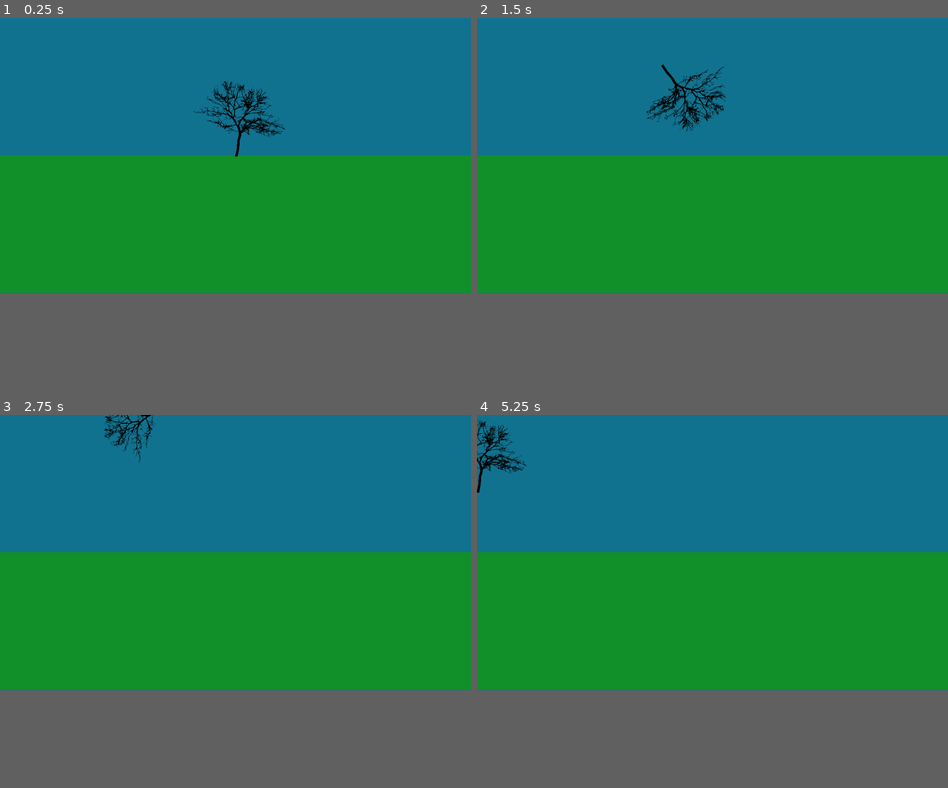
Above: before the commit, frames 1-4 (two rows, left to right).
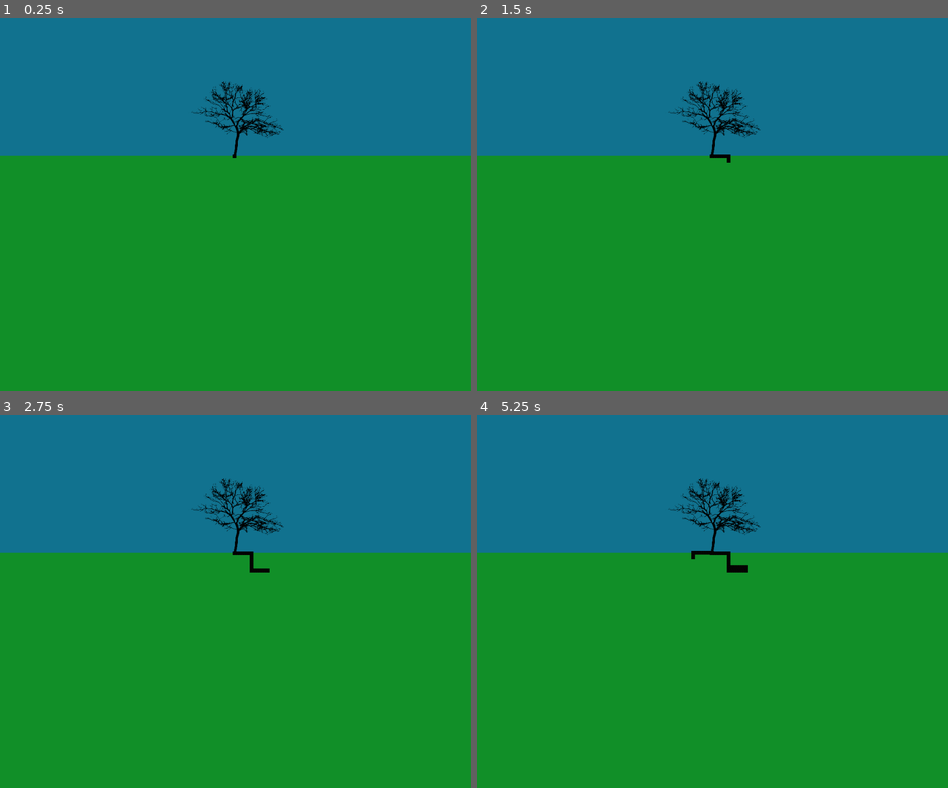
Above: after the commit, the same moments.

Repository: GunesUstunalp/GGJ2023Game
Game: Godot game, scene res://MainScene.tscn
Two runs of this game, one before a commit and one after it. Both use one fixed random seed, a clock stepped at 60 frames per second and the inputs below. The engine's default icon, where the game draws it, is replaced by a stand-in: a white triangle on a blue panel in a dark square.
Inputs:
- Up to frame 1 (0.25 s): no input
- Up to frame 2 (1.5 s): tap Enter at 0.5 s; hold Right (ui_right) 0.53-1.28 s; hold Down (ui_down) from 1.28 s (still down)
- Up to frame 3 (2.75 s): release Down (ui_down) at 2.03 s; hold Right (ui_right) from 2.03 s (still down)
- Up to frame 4 (5.25 s): release Right (ui_right) at 2.78 s; hold Up (ui_up) 2.78-3.53 s; hold Left (ui_left) 3.53-5.03 s; tap R (respawn, bound only after the commit) at 4.15 s; hold Down (ui_down) from 5.03 s (still down)
In our replay, the window is 800x468 before the commit and 800x634 after it. These sizes can differ from the game's own. Grey fills any space a smaller window leaves; there, only what the larger window draws over its background counts as a difference.

The runs differ from the first frame. In frame 1, 1.3% of the frame differs, in the area x 0-100%, y 16-74%; in frame 2, 1.8%; in frame 3, 1.7%; in frame 4, 1.9%, in the area x 0-100%, y 1-74%.

Commit message:
Roots are now being generated when RootEnd moves

Diff:
--- /dev/null
+++ b/ARoot.tscn
@@ -0,0 +1,7 @@
+[gd_scene load_steps=2 format=2]
+
+[ext_resource path="res://A_black_image.jpg" type="Texture" id=1]
+
+[node name="ARoot" type="Sprite"]
+scale = Vector2( 0.005, 0.007 )
+texture = ExtResource( 1 )
--- a/MainScene.tscn
+++ b/MainScene.tscn
@@ -1,7 +1,8 @@
-[gd_scene load_steps=3 format=2]
+[gd_scene load_steps=4 format=2]
 
 [ext_resource path="res://Sprite.tscn" type="PackedScene" id=1]
 [ext_resource path="res://toppng.com-tree-silhouette-1024x859.png" type="Texture" id=2]
+[ext_resource path="res://RootEnd.tscn" type="PackedScene" id=3]
 
 [node name="Node2D" type="Node2D"]
 
@@ -10,19 +11,22 @@
 anchor_right = 1.0
 anchor_bottom = 1.0
 margin_right = 1024.0
-margin_bottom = 600.0
+margin_bottom = 300.0
 color = Color( 0.0705882, 0.45098, 0.564706, 1 )
 
 [node name="ColorRect2" type="ColorRect" parent="."]
-margin_top = 299.0
+margin_top = 300.0
 margin_right = 1024.0
-margin_bottom = 599.0
+margin_bottom = 812.0
 color = Color( 0.0705882, 0.564706, 0.160784, 1 )
 
 [node name="Sprite" parent="." instance=ExtResource( 1 )]
-position = Vector2( 516, 219 )
+position = Vector2( 512, 220 )
 scale = Vector2( 0.252395, 0.237143 )
 texture = ExtResource( 2 )
 __meta__ = {
 "_edit_group_": true
 }
+
+[node name="RootEnd" parent="." instance=ExtResource( 3 )]
+position = Vector2( 510, 301 )
--- /dev/null
+++ b/RootEnd.gd
@@ -0,0 +1,32 @@
+extends Area2D
+
+var speed = 50
+var rootScene
+
+func _ready():
+	rootScene = preload("res://ARoot.tscn")
+
+func _process(delta):
+
+	var velocity = Vector2.ZERO # The player's movement vector.
+	if Input.is_action_pressed("move_right"):
+		velocity.x += 1
+	if Input.is_action_pressed("move_left"):
+		velocity.x -= 1
+	if Input.is_action_pressed("move_down"):
+		velocity.y += 1
+	if Input.is_action_pressed("move_up"):
+		velocity.y -= 0.2
+
+	if Input.is_action_pressed("respawn"):
+		position = Vector2(512, 300)
+
+	velocity = velocity * speed
+	position += velocity * delta
+
+	create_roots_on_path()
+
+func create_roots_on_path():
+	var rootInstance = rootScene.instance()
+	rootInstance.position = position
+	get_parent().add_child(rootInstance)
--- /dev/null
+++ b/RootEnd.tscn
@@ -0,0 +1,19 @@
+[gd_scene load_steps=3 format=2]
+
+[ext_resource path="res://RootEnd.gd" type="Script" id=1]
+
+[sub_resource type="RectangleShape2D" id=1]
+extents = Vector2( 2.75, 4 )
+
+[node name="RootEnd" type="Area2D"]
+script = ExtResource( 1 )
+
+[node name="CollisionShape2D" type="CollisionShape2D" parent="."]
+shape = SubResource( 1 )
+
+[node name="ColorRect" type="ColorRect" parent="CollisionShape2D"]
+margin_left = -3.0
+margin_top = -4.0
+margin_right = 3.0
+margin_bottom = 4.0
+color = Color( 0.843137, 0, 0, 1 )
--- /dev/null
+++ b/Roots.tscn
@@ -0,0 +1,9 @@
+[gd_scene load_steps=2 format=2]
+
+[sub_resource type="TileSet" id=1]
+
+[node name="TileMap" type="TileMap"]
+tile_set = SubResource( 1 )
+cell_size = Vector2( 4, 4 )
+centered_textures = true
+format = 1
--- a/Sprite.gd
+++ b/Sprite.gd
@@ -3,23 +3,23 @@
 var speed = 400
 var angular_speed = PI
 
-func _process(delta):
-
-	var direction = 0
-	if Input.is_action_pressed("ui_left"):
-		direction = -1
-	if Input.is_action_pressed("ui_right"):
-		direction = 1
-
-	rotation += angular_speed * direction * delta
-
-	var velocity = Vector2.ZERO
-	if Input.is_action_pressed("ui_up"):
-		velocity = Vector2.UP.rotated(rotation) * speed
-	elif Input.is_action_pressed("ui_down"):
-		velocity = -1 * Vector2.UP.rotated(rotation) * speed
-
-	position += velocity * delta
+#func _process(delta):
+#
+#	var direction = 0
+#	if Input.is_action_pressed("ui_left"):
+#		direction = -1
+#	if Input.is_action_pressed("ui_right"):
+#		direction = 1
+#
+#	rotation += angular_speed * direction * delta
+#
+#	var velocity = Vector2.ZERO
+#	if Input.is_action_pressed("ui_up"):
+#		velocity = Vector2.UP.rotated(rotation) * speed
+#	elif Input.is_action_pressed("ui_down"):
+#		velocity =  -1 * Vector2.UP.rotated(rotation) * speed
+#
+#	position += velocity * delta
 
 func _ready():
 	pass
--- a/project.godot
+++ b/project.godot
@@ -13,6 +13,10 @@
 config/name="GGJ2023Game"
 run/main_scene="res://MainScene.tscn"
 config/icon="res://icon.png"
+
+[display]
+
+window/size/height=812
 
 [global]
 
@@ -41,6 +45,10 @@
 "events": [ Object(InputEventKey,"resource_local_to_scene":false,"resource_name":"","device":0,"alt":false,"shift":false,"control":false,"meta":false,"command":false,"pressed":false,"scancode":16777217,"physical_scancode":0,"unicode":0,"echo":false,"script":null)
  ]
 }
+ui_focus_next={
+"deadzone": 0.5,
+"events": [  ]
+}
 ui_left={
 "deadzone": 0.5,
 "events": [ Object(InputEventKey,"resource_local_to_scene":false,"resource_name":"","device":0,"alt":false,"shift":false,"control":false,"meta":false,"command":false,"pressed":false,"scancode":16777231,"physical_scancode":0,"unicode":0,"echo":false,"script":null)
@@ -65,6 +73,35 @@
 , Object(InputEventKey,"resource_local_to_scene":false,"resource_name":"","device":0,"alt":false,"shift":false,"control":false,"meta":false,"command":false,"pressed":false,"scancode":83,"physical_scancode":0,"unicode":0,"echo":false,"script":null)
  ]
 }
+move_left={
+"deadzone": 0.5,
+"events": [ Object(InputEventKey,"resource_local_to_scene":false,"resource_name":"","device":0,"alt":false,"shift":false,"control":false,"meta":false,"command":false,"pressed":false,"scancode":65,"physical_scancode":0,"unicode":0,"echo":false,"script":null)
+, Object(InputEventKey,"resource_local_to_scene":false,"resource_name":"","device":0,"alt":false,"shift":false,"control":false,"meta":false,"command":false,"pressed":false,"scancode":16777231,"physical_scancode":0,"unicode":0,"echo":false,"script":null)
+ ]
+}
+move_right={
+"deadzone": 0.5,
+"events": [ Object(InputEventKey,"resource_local_to_scene":false,"resource_name":"","device":0,"alt":false,"shift":false,"control":false,"meta":false,"command":false,"pressed":false,"scancode":68,"physical_scancode":0,"unicode":0,"echo":false,"script":null)
+, Object(InputEventKey,"resource_local_to_scene":false,"resource_name":"","device":0,"alt":false,"shift":false,"control":false,"meta":false,"command":false,"pressed":false,"scancode":16777233,"physical_scancode":0,"unicode":0,"echo":false,"script":null)
+ ]
+}
+move_up={
+"deadzone": 0.5,
+"events": [ Object(InputEventKey,"resource_local_to_scene":false,"resource_name":"","device":0,"alt":false,"shift":false,"control":false,"meta":false,"command":false,"pressed":false,"scancode":87,"physical_scancode":0,"unicode":0,"echo":false,"script":null)
+, Object(InputEventKey,"resource_local_to_scene":false,"resource_name":"","device":0,"alt":false,"shift":false,"control":false,"meta":false,"command":false,"pressed":false,"scancode":16777232,"physical_scancode":0,"unicode":0,"echo":false,"script":null)
+ ]
+}
+move_down={
+"deadzone": 0.5,
+"events": [ Object(InputEventKey,"resource_local_to_scene":false,"resource_name":"","device":0,"alt":false,"shift":false,"control":false,"meta":false,"command":false,"pressed":false,"scancode":83,"physical_scancode":0,"unicode":0,"echo":false,"script":null)
+, Object(InputEventKey,"resource_local_to_scene":false,"resource_name":"","device":0,"alt":false,"shift":false,"control":false,"meta":false,"command":false,"pressed":false,"scancode":16777234,"physical_scancode":0,"unicode":0,"echo":false,"script":null)
+ ]
+}
+respawn={
+"deadzone": 0.5,
+"events": [ Object(InputEventKey,"resource_local_to_scene":false,"resource_name":"","device":0,"alt":false,"shift":false,"control":false,"meta":false,"command":false,"pressed":false,"scancode":82,"physical_scancode":0,"unicode":0,"echo":false,"script":null)
+ ]
+}
 
 [physics]
 
Binary file added: A_black_image.jpg
Not shown, added: A_black_image.jpg.import
